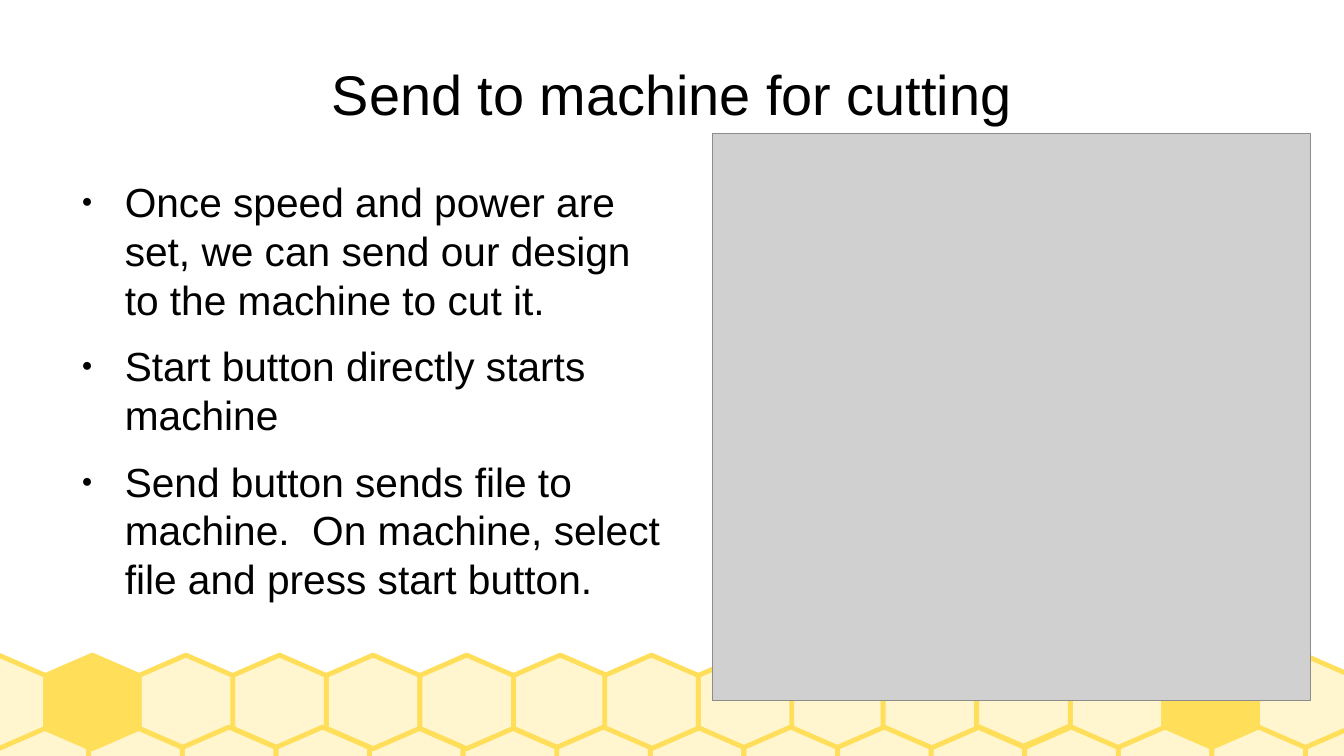
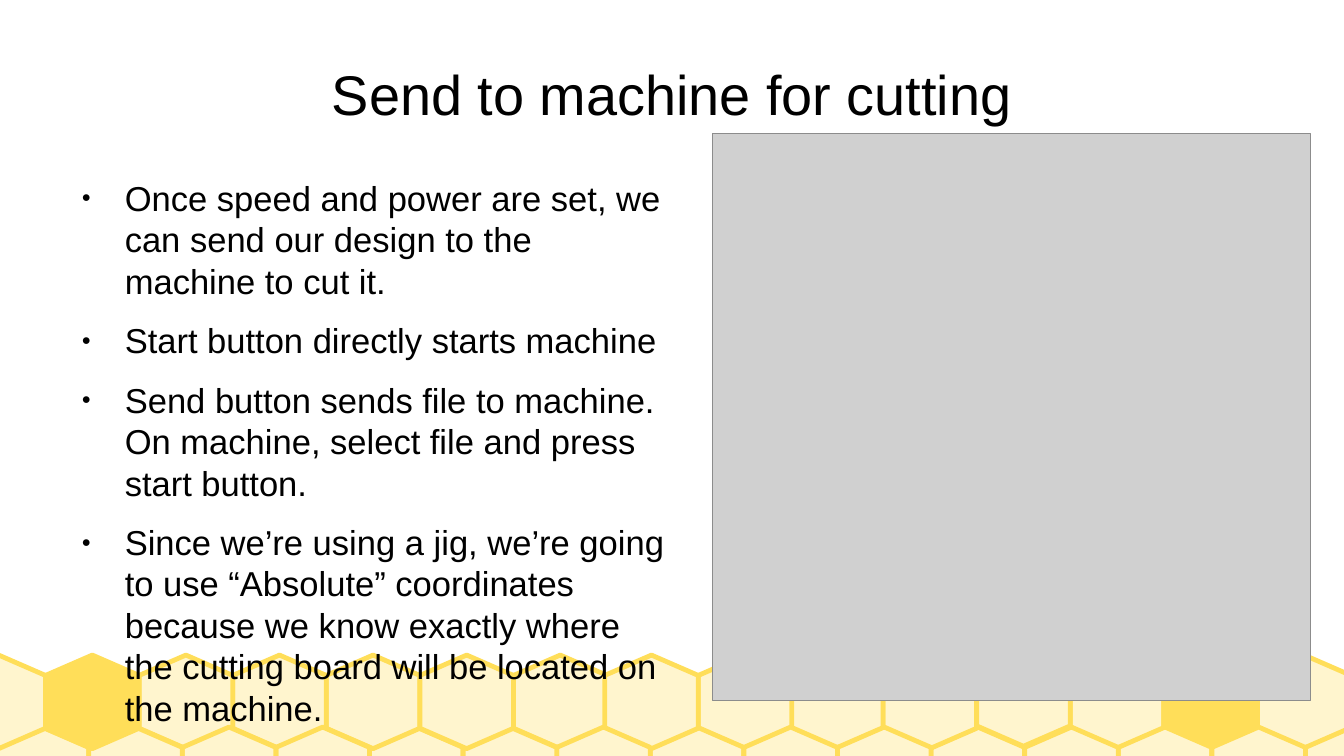
Before and after one commit to jarney/SparkStudioSalem-IndustrialLaserCutters, a slide deck: slide 27 of Training-GeneralPublic.odp (slide 22 before the commit). Drawn at 1344x756 pixels with LibreOffice and Linux fonts; fonts in the diff are those of the drawing; grey boxes stand for pictures. Boxes give left, top, right and bottom in pixels: in the first picture for what was removed or moved away, otherwise in the second. Text is boxed around its words. In the diff, an @@ line names an element or a change of style, - is before the commit and + after.

```diff
--- a/Training-GeneralPublic.odp
+++ b/Training-GeneralPublic.odp
@@ text at box(125, 186, 660, 497): size 24 to 20.4 pt in "Once speed and power are set, we ...", "Start button directly starts machine", "Send button sends file to machine. On ..." @@
@@ text at box(125, 530, 664, 728): paragraph added @@
+● Since we’re using a jig, we’re going to use “Absolute” coordinates because we know exactly where the cutting board will be located on the machine.
```
Also in this commit, not shown: 12 other slides changed, 6 slides added, 1 slide removed, 3 other files.
